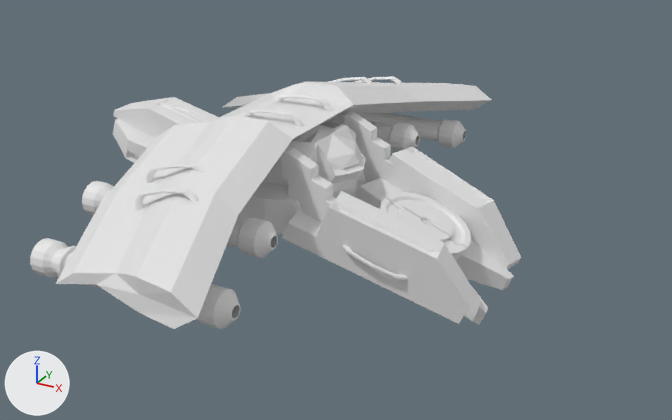
The OBJ model Project -v1.0.2 - 4.2.0/Project -v1.0.2 - 4.2.0/Assets/Resources/Swallow.obj, before and after one commit.
Before and after are seen from a camera (50 mm lens) standing at (27.6, -56.3, 27.3) and looking at (-2.7, -1.3, -0.2). The lights are fixed; the arrows at lower left show +X, +Y and +Z. Where no turn or scale is listed for an object, it has been applied to the vertices. Vertices at the same position are counted once.

Names of what the first picture shows: 'Swallow'.
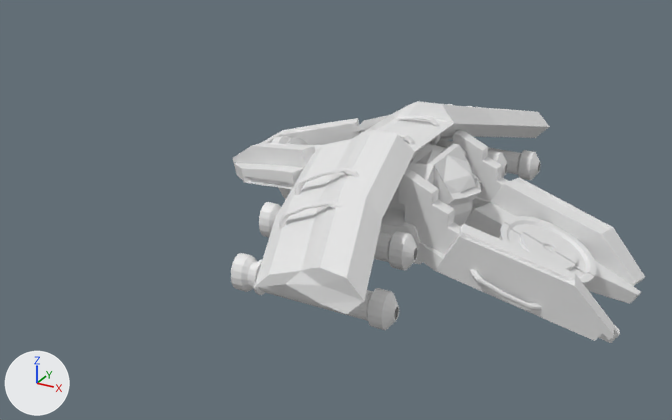
Diff of the bpy script that builds the scene:
```diff
--- a/Project -v1.0.2 - 4.2.0/Project -v1.0.2 - 4.2.0/Assets/Resources/Swallow.obj.py
+++ b/Project -v1.0.2 - 4.2.0/Project -v1.0.2 - 4.2.0/Assets/Resources/Swallow.obj.py
@@ me_swallow @@
-me_swallow.from_pydata(...)  # 3477 vertices, 3456 faces; spans x -23.4..10.0, y -22.6..21.7, z -5.4..7.3
+me_swallow.from_pydata(...)  # 3828 vertices, 3808 faces; spans x -12.1..18.8, y -17.0..16.4, z -4.2..7.5
+# me_swallow part 1: the loose piece of 96 vertices spanning x -11.2..-6.0, y 11.4..11.8, z 3.2..6.1 is turned -10.6 degrees about the y axis through its middle, then moved by (10.0, -0.8, -1.1)
+# me_swallow part 2: the loose piece of 96 vertices spanning x -9.8..-4.5, y 14.1..14.4, z 2.8..5.7 is turned -10.6 degrees about the y axis through its middle, then moved by (7.9, -6.1, 0.1)
+# me_swallow part 3: the loose piece of 96 vertices spanning x -11.2..-6.0, y -12.1..-11.7, z 3.2..6.1 is turned -10.6 degrees about the y axis through its middle, then moved by (9.4, 3.3, 0.1)
+# me_swallow part 4: the loose piece of 96 vertices spanning x -9.8..-4.5, y -15.0..-14.6, z 2.8..5.7 is turned -10.6 degrees about the y axis through its middle, then moved by (8.5, 3.3, -0.5)
+# me_swallow part 5: the loose piece of 96 vertices spanning x 0.4..5.4, y -6.9..-4.3, z -1.9..0.3 is moved by (8.9, 0.7, -0.1)
+# me_swallow part 6: the loose piece of 96 vertices spanning x -10.0..-4.6, y -2.7..-2.1, z 4.7..7.2 is scaled about its middle by (0.7, 1, 1), then moved by (9.5, 0.0, -0.1)
+# me_swallow part 7: the loose piece of 96 vertices spanning x -10.0..-4.6, y 1.5..2.1, z 4.7..7.2 is scaled about its middle by (0.7, 1, 1), then moved by (9.5, 0.0, -0.1)
+# me_swallow part 8: the loose piece of 72 vertices spanning x -16.1..0.8, y -22.6..21.7, z 0.6..7.3 is scaled about its middle by (0.669, 0.754, 1), then moved by (9.8, 0.1, 0.2)
+# me_swallow part 9: the loose piece of 66 vertices spanning x -4.8..0.0, y -5.3..-4.2, z 0.2..5.3 is moved by (8.9, 0.0, 0.0)
+# me_swallow part 10: the loose piece of 118 vertices spanning x -23.4..-12.1, y -3.8..-0.3, z -0.6..5.3 is multiplied about its middle by the matrix ((0.818, 0.224, -0.407), (-0.285, 0.641, 0.142), (0.354, 0.0, 0.53)), then moved by (10.8, -1.1, 0.5)
+# me_swallow part 11: the loose piece of 118 vertices spanning x -23.4..-12.1, y -0.2..3.3, z -0.6..5.3 is multiplied about its middle by the matrix ((0.816, -0.229, -0.406), (0.292, 0.64, -0.145), (0.354, 0.0, 0.53)), then moved by (10.9, 1.2, 0.5)
+# me_swallow part 12: the loose piece of 306 vertices spanning x 0.5..7.3, y -3.7..3.3, z -2.5..1.2 is moved by (8.9, 0.0, 0.0)
+# me_swallow part 13: the loose piece of 66 vertices spanning x -4.8..0.0, y 3.8..4.8, z 0.2..5.3 is moved by (8.9, 0.0, 0.0)
+# me_swallow part 14: the loose piece of 352 vertices spanning x -15.3..-0.2, y 16.6..19.1, z -1.0..1.4 is scaled about its middle by (0.73, 0.754, 1), then moved by (10.3, -4.4, 0.0)
+# me_swallow part 15: the loose piece of 352 vertices spanning x -16.7..-1.7, y 9.7..12.2, z 0.4..2.8 is scaled about its middle by (0.73, 0.754, 1), then moved by (10.7, -2.7, 0.0)
+# me_swallow part 16: the loose piece of 352 vertices spanning x -16.7..-1.7, y -12.5..-10.0, z 0.4..2.8 is scaled about its middle by (0.73, 0.754, 1), then moved by (10.7, 2.8, 0.0)
+# me_swallow part 17: the loose piece of 352 vertices spanning x -15.3..-0.2, y -19.0..-16.6, z -1.0..1.4 is scaled about its middle by (0.73, 0.754, 1), then moved by (10.3, 4.4, 0.0)
+# me_swallow part 18: the loose piece of 352 vertices spanning x -16.7..-1.7, y 9.7..12.2, z 0.4..2.8 is copied, and the copy is multiplied about its middle by the matrix ((0.571, 0.0, -1.02), (0.0, 1.739, 0.0), (0.107, 0.0, 2.214)), then moved by (6.2, -11.0, 0.6); it spans x -8.5..2.1, y -2.2..2.1, z -1.3..5.6
+# me_swallow part 19: a new loose piece of 186 vertices spanning x -4.7..8.0, y -6.2..5.7, z -0.7..5.9
+# me_swallow part 20: a new loose piece of 118 vertices spanning x 4.5..18.8, y 0.8..5.7, z -4.2..2.3
+# me_swallow part 21: a new loose piece of 118 vertices spanning x 4.5..18.8, y -5.9..-1.5, z -4.2..2.3
+# me_swallow part 22: 423 vertices removed from x -13.6..10.0, y -7.2..6.8, z -5.4..5.9
```

Changed parts and their boxes [x1, y1, x2, y2] in the pictures (672 x 420 px; the box of a moved part takes in the faces that stretch with it):
'Swallow', reshaped (16% narrower)
    before: [30, 76, 521, 329]
    after: [231, 101, 645, 343]
part 1 of me_swallow, moved or reshaped
    before: [328, 77, 373, 84]
    after: [440, 106, 472, 141]
part 2 of me_swallow, moved or reshaped (not visible afterwards)
    before: [355, 76, 403, 85]
part 3 of me_swallow, moved or reshaped
    before: [146, 164, 205, 183]
    after: [294, 167, 360, 195]
part 4 of me_swallow, moved or reshaped
    before: [135, 189, 199, 210]
    after: [279, 200, 343, 230]
part 5 of me_swallow, moved or reshaped
    before: [342, 245, 408, 280]
    after: [470, 269, 542, 310]
part 6 of me_swallow, moved or reshaped
    before: [243, 109, 304, 141]
    after: [387, 132, 416, 163]
part 7 of me_swallow, moved or reshaped
    before: [274, 95, 332, 125]
    after: [396, 115, 440, 145]
part 8 of me_swallow, moved or reshaped
    before: [56, 82, 492, 329]
    after: [254, 101, 550, 314]
part 9 of me_swallow, moved or reshaped
    before: [282, 147, 336, 223]
    after: [399, 169, 461, 254]
part 10 of me_swallow, moved or reshaped
    before: [113, 103, 200, 163]
    after: [233, 142, 315, 189]
part 11 of me_swallow, moved or reshaped
    before: [123, 97, 219, 122]
    after: [261, 118, 361, 145]
part 12 of me_swallow, moved or reshaped
    before: [380, 192, 471, 261]
    after: [499, 216, 597, 285]
part 13 of me_swallow, moved or reshaped
    before: [344, 112, 395, 182]
    after: [453, 130, 509, 202]
part 14 of me_swallow, moved or reshaped
    before: [341, 113, 466, 148]
    after: [446, 140, 541, 180]
part 15 of me_swallow, moved or reshaped
    before: [331, 116, 420, 152]
    after: [488, 151, 508, 177]
part 16 of me_swallow, moved or reshaped
    before: [82, 181, 278, 258]
    after: [259, 202, 418, 270]
part 17 of me_swallow, moved or reshaped
    before: [30, 238, 240, 329]
    after: [231, 253, 399, 330]
part 18 of me_swallow, added
    after: [271, 136, 323, 199]
part 19 of me_swallow, added
    after: [362, 131, 481, 264]
part 20 of me_swallow, added
    after: [464, 178, 645, 304]
part 21 of me_swallow, added
    after: [417, 224, 620, 343]
part 22 of me_swallow, deleted
    before: [237, 120, 521, 325]
